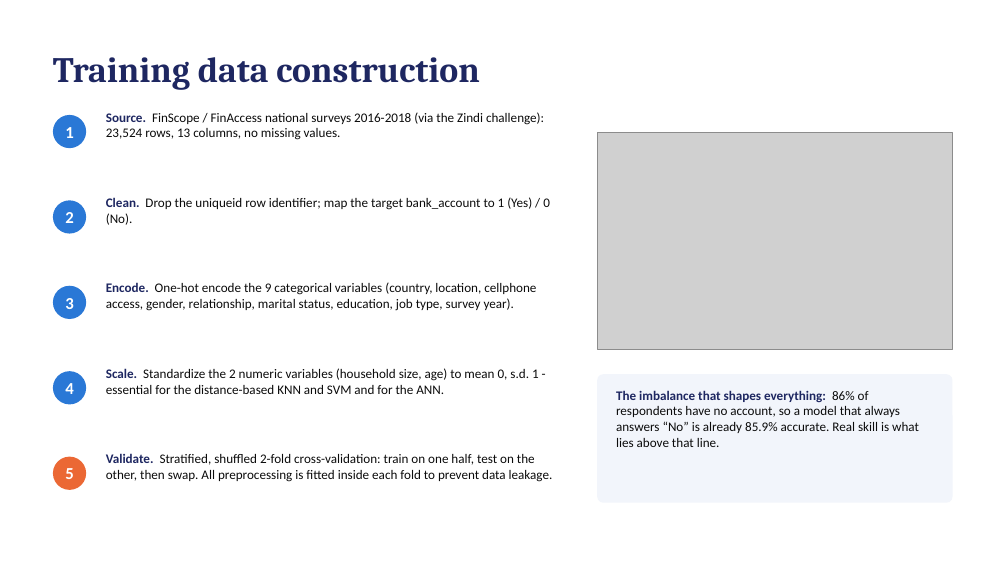
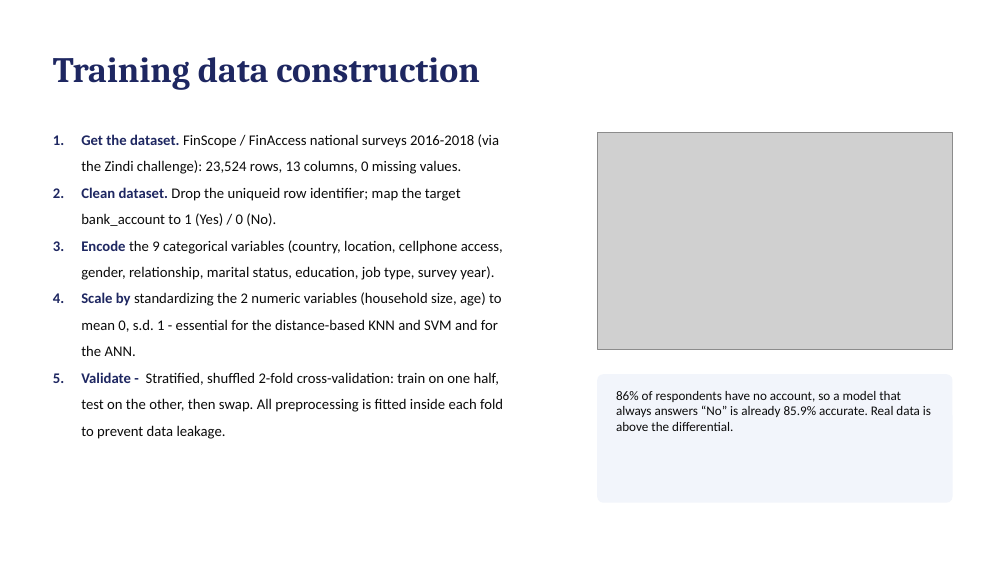
Before and after one commit to davidgathage/ML-application-KNN-SVM-Decision-Trees, a slide deck: slide 4 of Report/Mini project report.pptx. Drawn at 1008x567 pixels with LibreOffice and Linux fonts; fonts in the diff are those of the drawing; grey boxes stand for pictures. Boxes give left, top, right and bottom in pixels: in the first picture for what was removed or moved away, otherwise in the second. Text is boxed around its words. In the diff, an @@ line names an element or a change of style, - is before the commit and + after.

```diff
--- a/Report/Mini project report.pptx
+++ b/Report/Mini project report.pptx
@@ ellipse removed at bbox=[53, 115, 86, 148] @@
@@ text removed at bbox=[65, 127, 73, 138] @@
-1
@@ text at bbox=[81, 134, 503, 439]: text changed; size 12.5 to 14 pt @@
-Source. FinScope / FinAccess national surveys 2016-2018 (via the Zindi challenge): 23,524 rows, 13 columns, no missing values.
+1. Get the dataset. FinScope / FinAccess national surveys 2016-2018 (via the Zindi challenge): 23,524 rows, 13 columns, 0 missing values.
+2. Clean dataset. Drop the uniqueid row identifier; map the target bank_account to 1 (Yes) / 0 (No).
+3. Encode the 9 categorical variables (country, location, cellphone access, gender, relationship, marital status, education, job type, survey year).
+4. Scale by standardizing the 2 numeric variables (household size, age) to mean 0, s.d. 1 - essential for the distance-based KNN and SVM and for the ANN.
+5. Validate - Stratified, shuffled 2-fold cross-validation: train on one half, test on the other, then swap. All preprocessing is fitted inside each fold to prevent data leakage.
@@ ellipse removed at bbox=[53, 200, 86, 234] @@
@@ text removed at bbox=[106, 197, 550, 225] @@
-Clean. Drop the uniqueid row identifier; map the target bank_account to 1 (Yes) / 0 (No).
@@ text removed at bbox=[65, 212, 73, 223] @@
-2
@@ ellipse removed at bbox=[53, 286, 86, 319] @@
@@ text removed at bbox=[65, 298, 73, 309] @@
-3
@@ text removed at bbox=[106, 282, 536, 311] @@
-Encode. One-hot encode the 9 categorical variables (country, location, cellphone access, gender, relationship, marital status, education, job type, survey year).
@@ ellipse removed at bbox=[53, 371, 86, 405] @@
@@ text removed at bbox=[65, 383, 73, 394] @@
-4
@@ text removed at bbox=[106, 368, 539, 394] @@
-Scale. Standardize the 2 numeric variables (household size, age) to mean 0, s.d. 1 - essential for the distance-based KNN and SVM and for the ANN.
@@ text at bbox=[616, 391, 931, 431]: text changed @@
-The imbalance that shapes everything: 86% of respondents have no account, so a model that always answers “No” is already 85.9% accurate. Real skill is what lies above that line.
+86% of respondents have no account, so a model that always answers “No” is already 85.9% accurate. Real data is above the differential.
@@ ellipse removed at bbox=[53, 457, 86, 490] @@
@@ text removed at bbox=[65, 468, 73, 479] @@
-5
@@ text removed at bbox=[106, 453, 553, 482] @@
-Validate. Stratified, shuffled 2-fold cross-validation: train on one half, test on the other, then swap. All preprocessing is fitted inside each fold to prevent data leakage.
```
Also in this commit, not shown: 8 other slides changed, 1 slide added, 1 other file.
